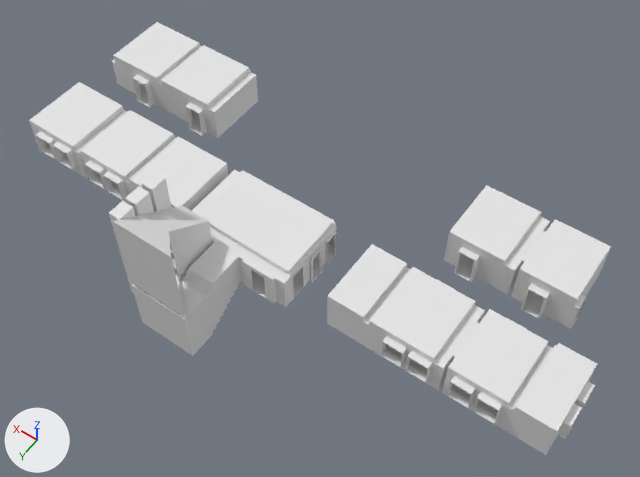
One commit to the Blender file modely/patra/patro2-A700/patro2.blend: the scene before it, then after it.
Before and after are seen from a camera (50 mm lens) standing at (-21.1, 27.3, 41.1) and looking at (-3.1, 2.1, 1.6). The axes (+X, +Y, +Z) are drawn at lower left. The lights are the same throughout.

Objects in the first picture: 'A701.Top', 'A704.Back', 'A704.Left', 'A704.Top', 'A708.Back', 'A708.Top', 'A710.Back', 'A710.Top', 'ChodbaKratka.Back', 'ChodbaKratka.Bottom', 'ChodbaKratka.Left', 'ChodbaKratka.Top'.
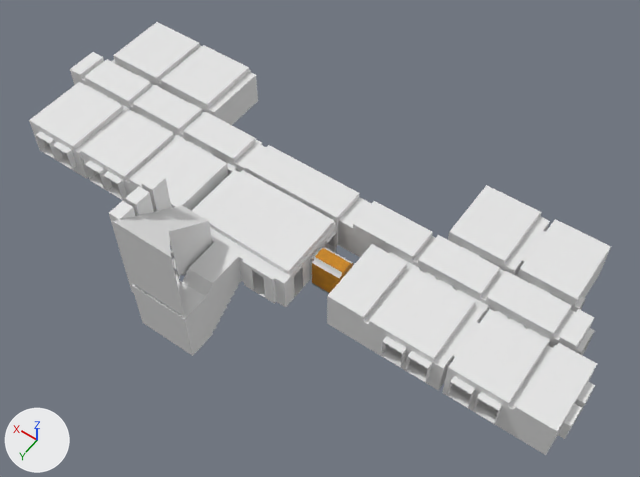
Pixel boxes (x1, y1, x2, y2) of what changed, in the pictures (640 x 477 px):
'ChodbaDlouha.Top', shown
    after: (70, 52, 595, 352)
'ChodbaDlouha.Back', shown
    after: (70, 70, 581, 354)
'ChodbaDlouha.Left', shown
    after: (80, 58, 594, 350)
'Vytah.Top', shown
    after: (312, 247, 352, 279)
'Vytah.Back', shown
    after: (312, 263, 340, 294)
'Vytah.Left', shown
    after: (313, 259, 353, 282)
'ChodbaDlouha.Front', shown
    after: (584, 334, 593, 350)
'ChodbaDlouha.Bottom', shown
    after: (580, 349, 586, 356)
'A708.Back', unchanged, covered by the edit
    before: (444, 232, 579, 329)
    after: (448, 232, 579, 312)
'A704.Back', unchanged, covered by the edit
    before: (112, 55, 218, 138)
    after: (113, 55, 215, 116)

Patch to the scene script:
```diff
--- a/modely/patra/patro2-A700/patro2.blend.py
+++ b/modely/patra/patro2-A700/patro2.blend.py
@@ ob_chodbadlouha_left @@
 ob_chodbadlouha_left.location = (0.0, 0.0, 0.0)
-ob_chodbadlouha_left.hide_set(True)  # its collection is switched off
@@ ob_chodbadlouha_top @@
 ob_chodbadlouha_top.location = (0.0, 0.0, 0.0)
-ob_chodbadlouha_top.hide_set(True)  # its collection is switched off
@@ ob_chodbadlouha_front @@
 ob_chodbadlouha_front.location = (0.0, 0.0, 0.0)
-ob_chodbadlouha_front.hide_set(True)  # its collection is switched off
@@ ob_chodbadlouha_bottom @@
 ob_chodbadlouha_bottom.location = (0.0, 0.0, 0.0)
-ob_chodbadlouha_bottom.hide_set(True)  # its collection is switched off
@@ ob_chodbadlouha_back @@
 ob_chodbadlouha_back.location = (0.0, 0.0, 0.0)
-ob_chodbadlouha_back.hide_set(True)  # its collection is switched off
@@ ob_vytah_back @@
 ob_vytah_back.location = (0.0, 0.0, 0.0)
-ob_vytah_back.hide_set(True)  # its collection is switched off
@@ ob_vytah_left @@
 ob_vytah_left.location = (0.0, 0.0, 0.0)
-ob_vytah_left.hide_set(True)  # its collection is switched off
@@ ob_vytah_top @@
 ob_vytah_top.location = (0.0, 0.0, 0.0)
-ob_vytah_top.hide_set(True)  # its collection is switched off
```
